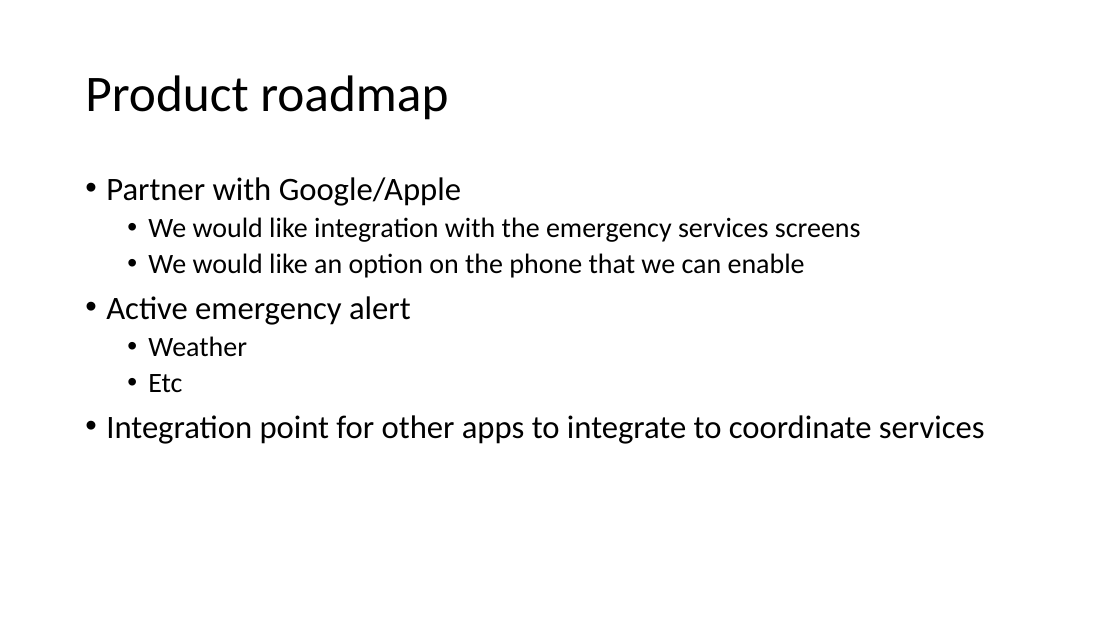
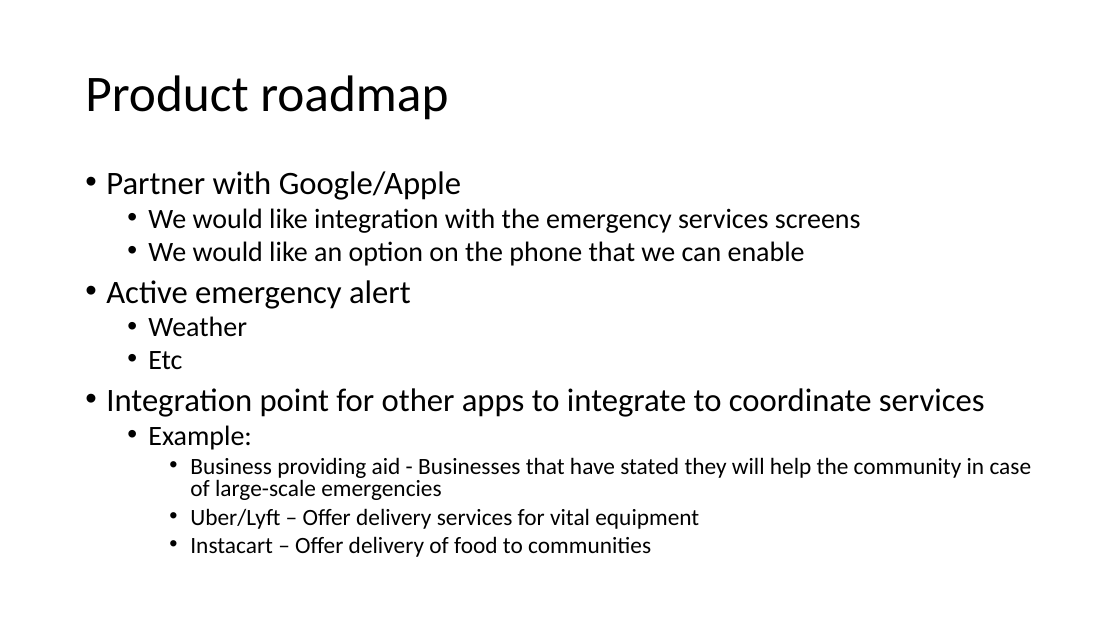
Before and after one commit to JohnPAguirre/SafetySeeds, a slide deck: slide 8 of SafetySeeds.pptx. Drawn at 1120x630 pixels with LibreOffice and Linux fonts; fonts in the diff are those of the drawing. Boxes give left, top, right and bottom in pixels: in the first picture for what was removed or moved away, otherwise in the second. Text is boxed around its words. In the diff, an @@ line names an element or a change of style, - is before the commit and + after.

```diff
--- a/SafetySeeds.pptx
+++ b/SafetySeeds.pptx
@@ text at [106,171,985,417]: line spacing 0.9 to 0.8 @@
@@ text at [148,425,1032,557]: paragraphs added @@
+  • Example:
+    • Business providing aid - Businesses that have stated they will help the community in case of large-scale emergencies
+    • Uber/Lyft – Offer delivery services for vital equipment
+    • Instacart – Offer delivery of food to communities
```
Also in this commit, not shown: 4 other slides changed.
